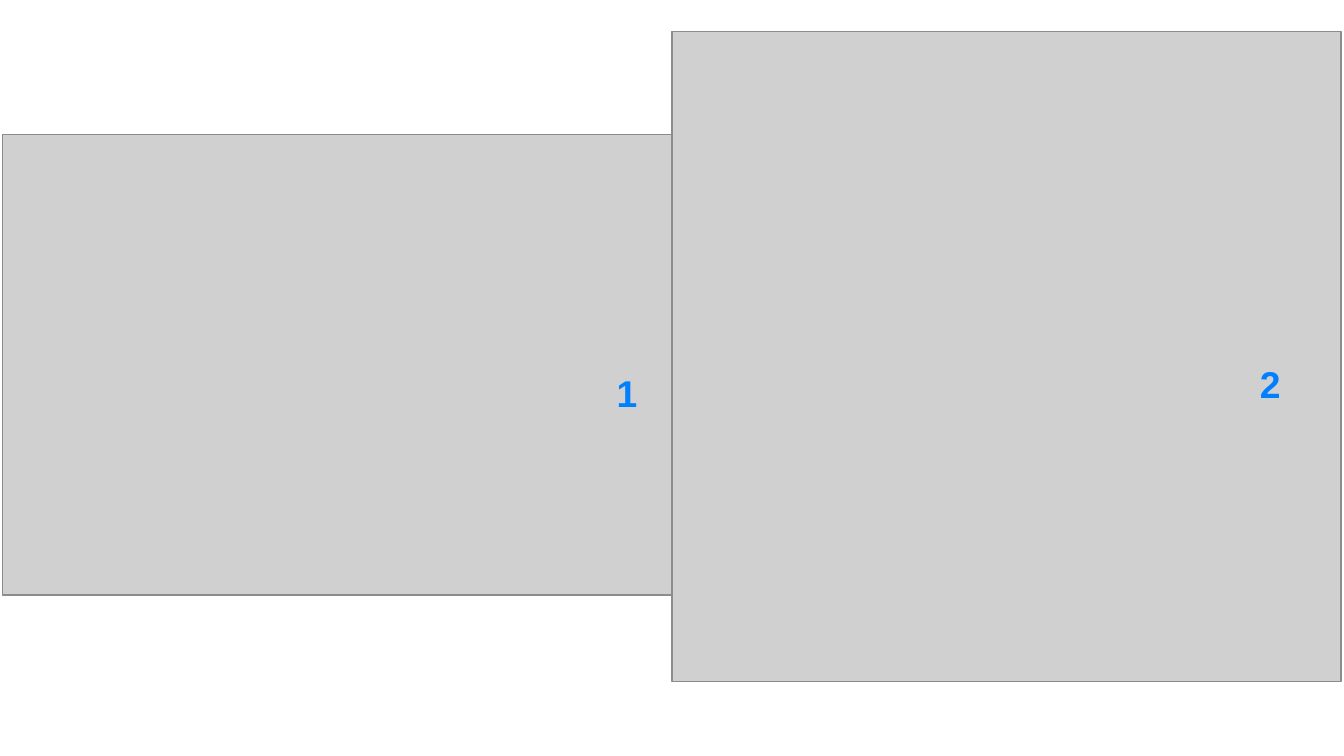
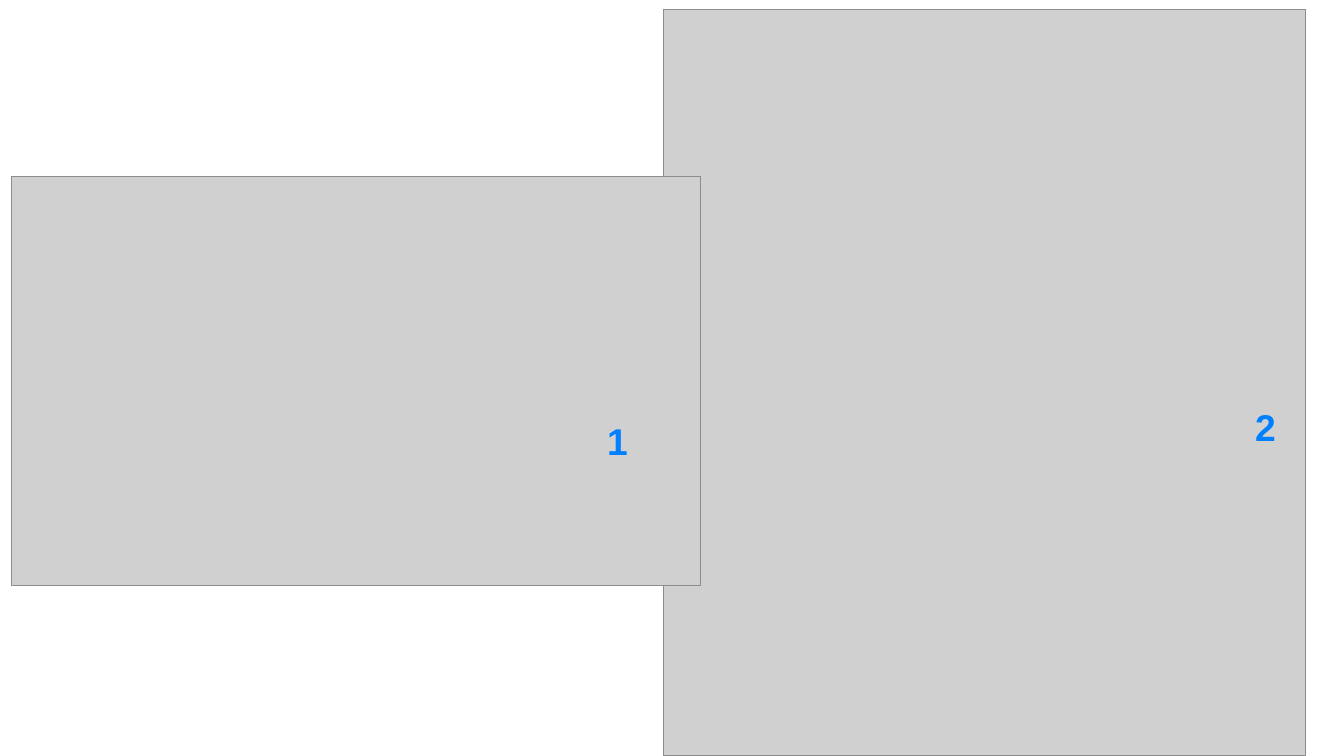
Before and after one commit to herodote2242/projet5_openfoodfacts, a slide deck: slide 11 of presentation_soutenance.pptx. Drawn at 1344x756 pixels with LibreOffice and Linux fonts; fonts in the diff are those of the drawing; grey boxes stand for pictures; background and template pictures are left out. Boxes give left, top, right and bottom in pixels: in the first picture for what was removed or moved away, otherwise in the second. Text is boxed around its words. In the diff, an @@ line names an element or a change of style, - is before the commit and + after.

```diff
--- a/presentation_soutenance.pptx
+++ b/presentation_soutenance.pptx
@@ picture: place and size @@
-picture at [672, 32, 1342, 682]
+picture at [663, 10, 1305, 756]
@@ picture: place and size @@
-picture at [2, 134, 672, 595]
+picture at [11, 177, 701, 585]
@@ text "1": place and size @@
-text "1" at [617, 381, 638, 407]
+text "1" at [607, 429, 628, 455]
@@ text "2": place and size @@
-text "2" at [1260, 372, 1281, 398]
+text "2" at [1255, 415, 1276, 441]
```
Also in this commit, not shown: 6 other slides changed, 3 other files.
